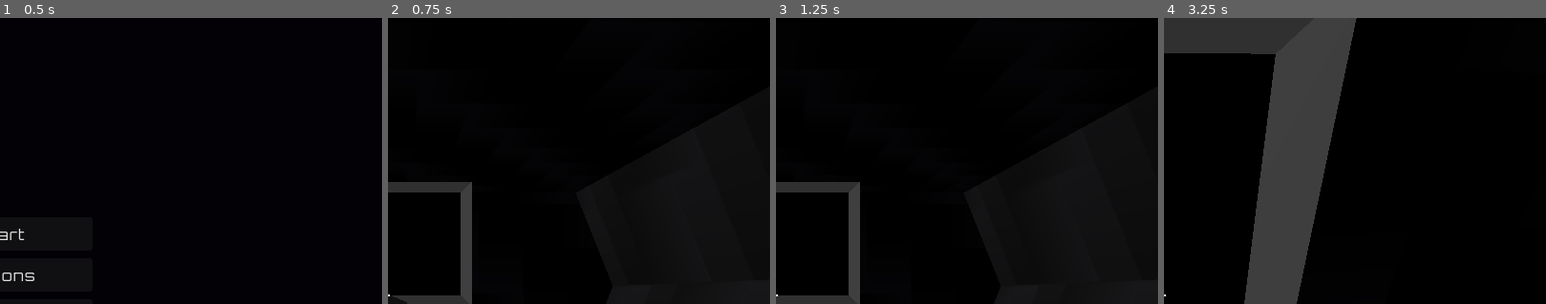
Above: before the commit, frames 1-4 (left to right).
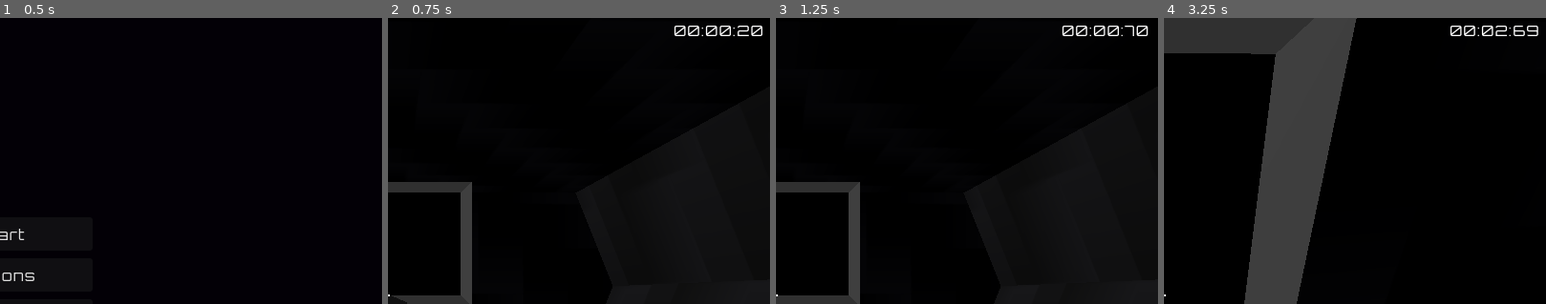
Above: after the commit, the same moments.

Repository: amr-engineer/void-ship
Game: Godot game, scene res://menus/main.tscn
Same seed, same stepped clock (60 frames per second), same inputs: the game is played once before the commit and once after it.
Inputs (mouse positions are % of the whole screen's width and height, from its top left):
- Up to frame 1 (0.5 s): no input
- Up to frame 2 (0.75 s): click "Start" at 0.5 s
- Up to frame 3 (1.25 s): no input
- Up to frame 4 (3.25 s): tap Enter at 1.25 s; move the mouse to (55, 50) at 1.27 s; hold Right mouse button (drop) 1.28-2.03 s; hold W (move_forward) from 1.28 s (still down); tap Space (jump) at 1.52, 2.27 s; move the mouse to (45, 50) at 2.02 s; tap E (interact) at 2.1 s; move the mouse to (52, 48) at 2.77 s; hold Shift (sprint) from 2.78 s (still down)
The pictures show only the part of the screen within x 50-100%, y 2-52%; the shares and areas given below are measured in that part.

Frame 1 is identical in both runs. In frame 2, 0.5% of the frame differs, in the area x 75-98%, y 2-7%; in frame 3, 0.4%; in frame 4, 0.5%.

Commit message:
create on screen timer

Diff:
--- a/player/player.gd
+++ b/player/player.gd
@@ -26,6 +26,8 @@
 var sprint_start_msec := 0
 var is_sprinting := false
 
+var time_elapsed: float = 0.0
+
 
 func exit() -> void:
 	get_tree().change_scene_to_file("res://menus/main.tscn")
@@ -45,6 +47,15 @@
 
 func tp_animation() -> void:
 	animation_player.play("tp")
+
+
+func format_time(time: float) -> String:
+	@warning_ignore("integer_division")
+	var minutes: int = int(time) / 60
+	var seconds: int = int(time) % 60
+	var milliseconds: int = int((time - int(time)) * 100)
+
+	return "%02d:%02d:%02d" % [minutes, seconds, milliseconds]
 
 
 func on_pause_state_changed() -> void:
@@ -100,7 +111,7 @@
 		head.rotation.x = max(-1.57, head.rotation.x)
 
 
-func _process(_delta: float) -> void:
+func _process(delta: float) -> void:
 	var txt = """FPS: %s
 	(%.2f, %.2f, %.2f)
 	%.2f, %.2f""" % [
@@ -117,6 +128,9 @@
 
 	var item_in_hand := hand.get_node_or_null(hand.remote_path)
 	if item_in_hand && item_in_hand.has_method("get_input_info"): $UI/info.text += "\n" + str(item_in_hand.get_input_info())
+
+	time_elapsed += delta
+	$UI/time.text = format_time(time_elapsed)
 
 
 func _physics_process(delta: float) -> void:
--- a/player/player.tscn
+++ b/player/player.tscn
@@ -179,4 +179,15 @@
 grow_vertical = 2
 text = "Exit"
 
+[node name="time" type="Label" parent="UI" unique_id=1573943381]
+anchors_preset = 1
+anchor_left = 1.0
+anchor_right = 1.0
+offset_left = -102.0
+offset_top = 8.0
+offset_right = -8.0
+offset_bottom = 35.0
+grow_horizontal = 0
+text = "00:00:00"
+
 [connection signal="button_up" from="UI/death_screen/exit" to="." method="exit"]
